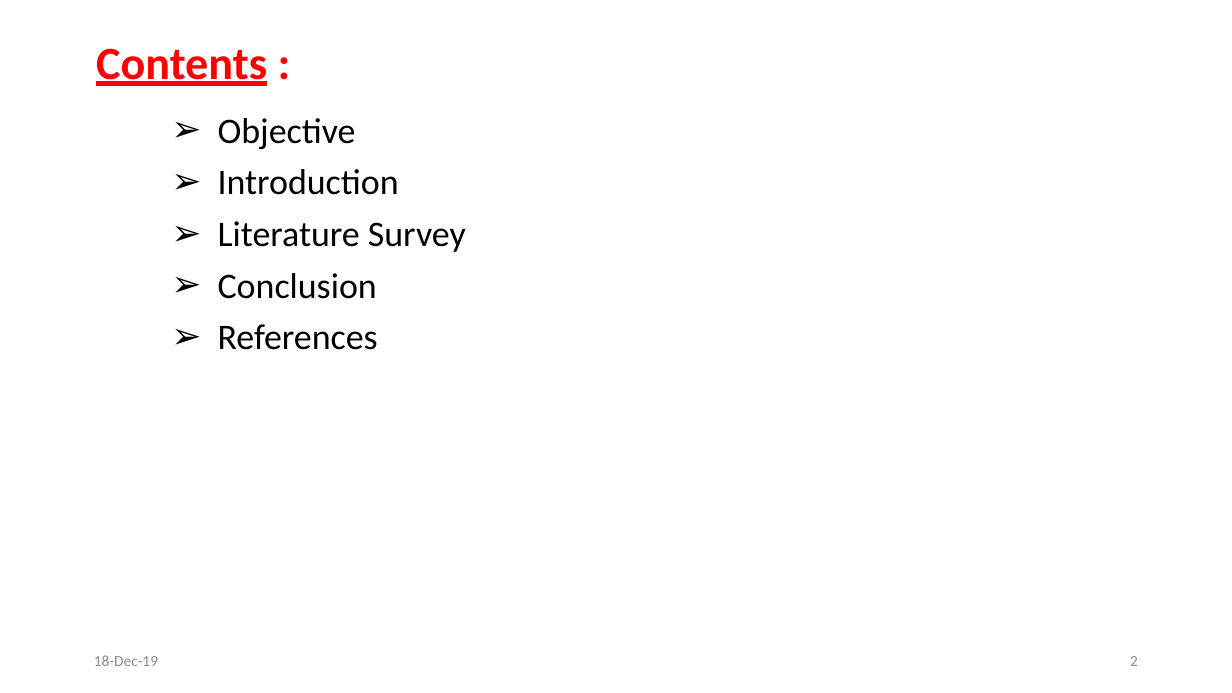
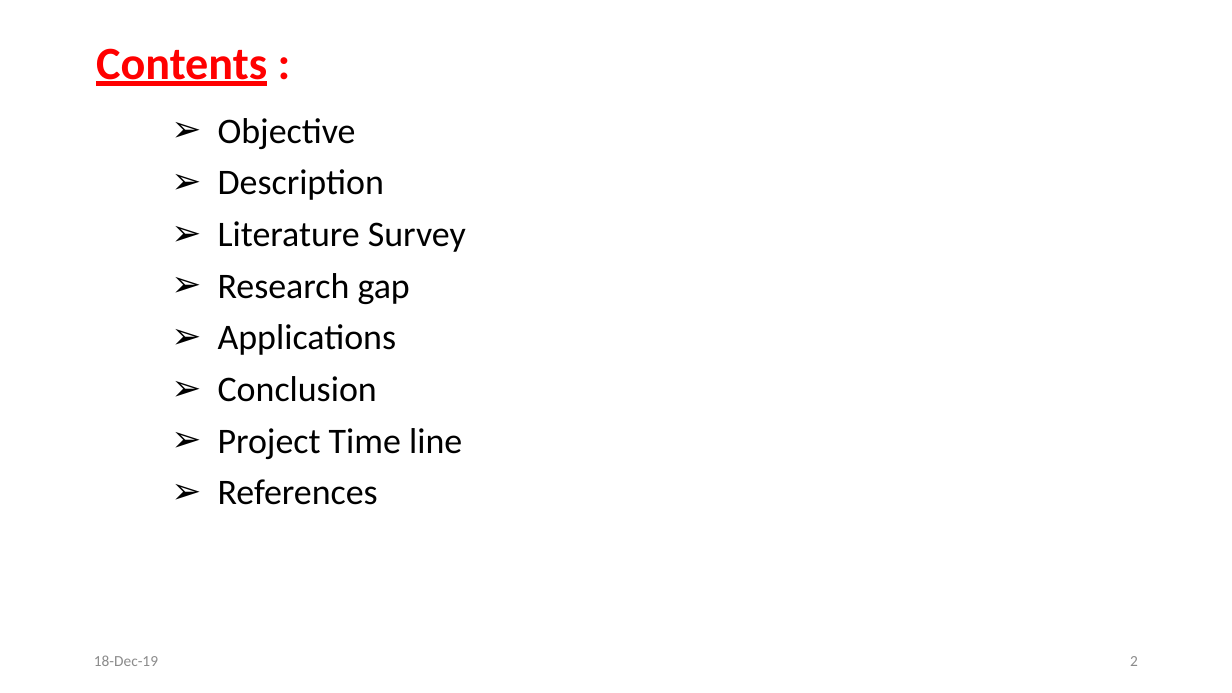
Before and after one commit to svec-final-year-project-eee/Project, a slide deck: slide 2 of First Review/First Oral Presentation.pptx. Drawn at 1232x693 pixels with LibreOffice and Linux fonts; fonts in the diff are those of the drawing. Boxes give left, top, right and bottom in pixels: in the first picture for what was removed or moved away, otherwise in the second. Text is boxed around its words. In the diff, an @@ line names an element or a change of style, - is before the commit and + after.

```diff
--- a/First Review/First Oral Presentation.pptx
+++ b/First Review/First Oral Presentation.pptx
@@ subtitle at bbox=[218, 169, 384, 200]: text changed @@
-➢ Introduction
+➢ Description
@@ subtitle at bbox=[218, 273, 410, 355]: paragraphs added @@
+➢ Research gap
+➢ Applications
@@ subtitle at bbox=[218, 428, 462, 459]: paragraph added @@
+➢ Project Time line
```
Also in this commit, not shown: 2 other slides changed.
